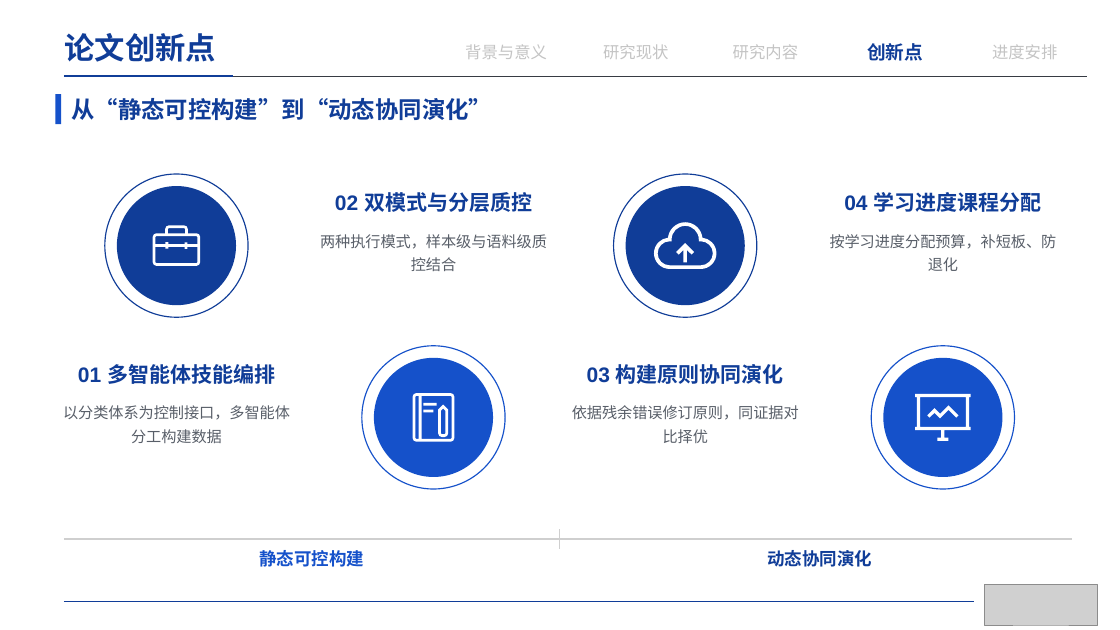
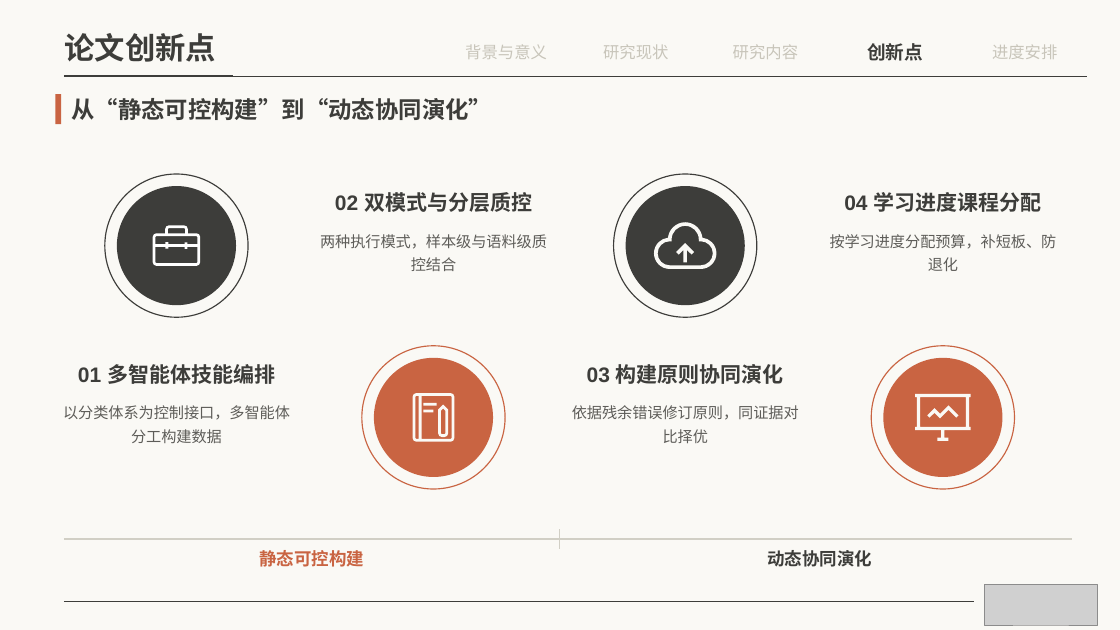
Before and after one commit to irving-2222/Graduation-Thesis, a slide deck: slide 19 of 开题答辩.pptx. Drawn at 1120x630 pixels with LibreOffice and Linux fonts; fonts in the diff are those of the drawing; grey boxes stand for pictures. Boxes give left, top, right and bottom in pixels: in the first picture for what was removed or moved away, otherwise in the second. Text is boxed around its words. In the diff, an @@ line names an element or a change of style, - is before the commit and + after.

```diff
--- a/开题答辩.pptx
+++ b/开题答辩.pptx
@@ background #FFFFFF to #FAF9F5 @@
@@ text "论文创新点" at <box>65,33,217,62</box>: font Arial to Cambria, text colour #103D98 to #3D3D3A @@
@@ line (64, 76) - (1088, 76): stroke #373B43 0.5 pt to #3D3D3A 0.5 pt @@
@@ line (64, 76) - (233, 76): stroke #103D98 1.75 pt to #3D3D3A 1.75 pt @@
@@ text "从“静态可控构建”到“动态协同演化”" at <box>71,98,492,120</box>: font Arial to Cambria, text colour #103D98 to #3D3D3A @@
@@ fill #1551CA to #C96442 in 3 elements at <box>374,358,493,477</box>, <box>884,358,1003,477</box>, <box>55,94,61,124</box> @@
@@ ellipse at <box>105,174,249,318</box>: outline #103D98 1 pt to #3D3D3A 1 pt @@
@@ ellipse at <box>613,174,757,318</box>: outline #103D98 1 pt to #3D3D3A 1 pt @@
@@ ellipse at <box>117,187,236,306</box>: fill #103D98 to #3D3D3A @@
@@ ellipse at <box>626,187,745,306</box>: fill #103D98 to #3D3D3A @@
@@ text colour #595F69 to #5E5D59 in 4 elements at <box>63,405,290,443</box>, <box>320,234,547,271</box>, <box>572,405,799,443</box>, <box>830,234,1057,271</box> @@
@@ ellipse at <box>362,346,506,490</box>: outline #1551CA 1 pt to #C96442 1 pt @@
@@ ellipse at <box>871,346,1015,490</box>: outline #1551CA 1 pt to #C96442 1 pt @@
@@ fill #FFFFFF to #FAF9F5 in 8 elements at <box>413,393,455,442</box>, <box>423,410,434,413</box>, <box>423,403,437,406</box>, <box>439,405,449,438</box>, <box>676,243,695,262</box>, <box>655,223,717,270</box>, <box>928,405,959,418</box>, <box>915,394,970,441</box> @@
@@ text "静态可控构建" at <box>259,550,364,567</box>: text colour #1551CA to #C96442 @@
@@ text colour #103D98 to #3D3D3A in 6 elements at <box>78,364,275,384</box>, <box>335,192,532,212</box>, <box>587,364,784,384</box>, <box>844,192,1041,212</box>, <box>867,43,923,61</box>, <box>767,550,872,567</box> @@
@@ line (64, 602) - (974, 602): stroke #103D98 0.5 pt to #3D3D3A 0.5 pt @@
```
Also in this commit, not shown: 21 other slides changed, 1 other file.
